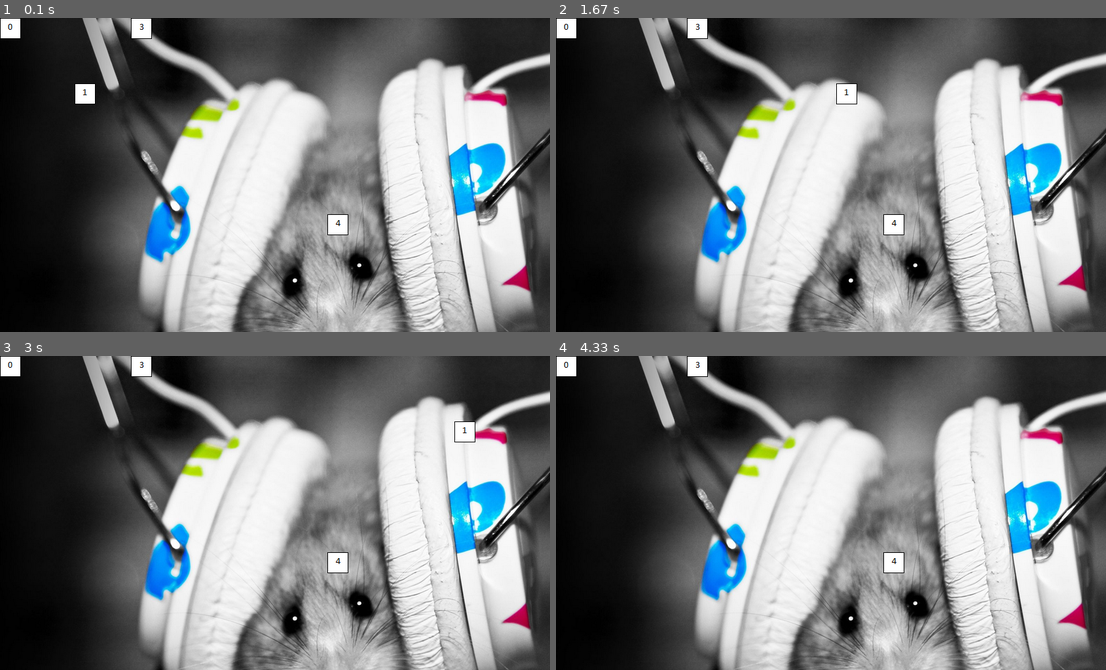
Above: before the commit, frames 1-4 (two rows, left to right).
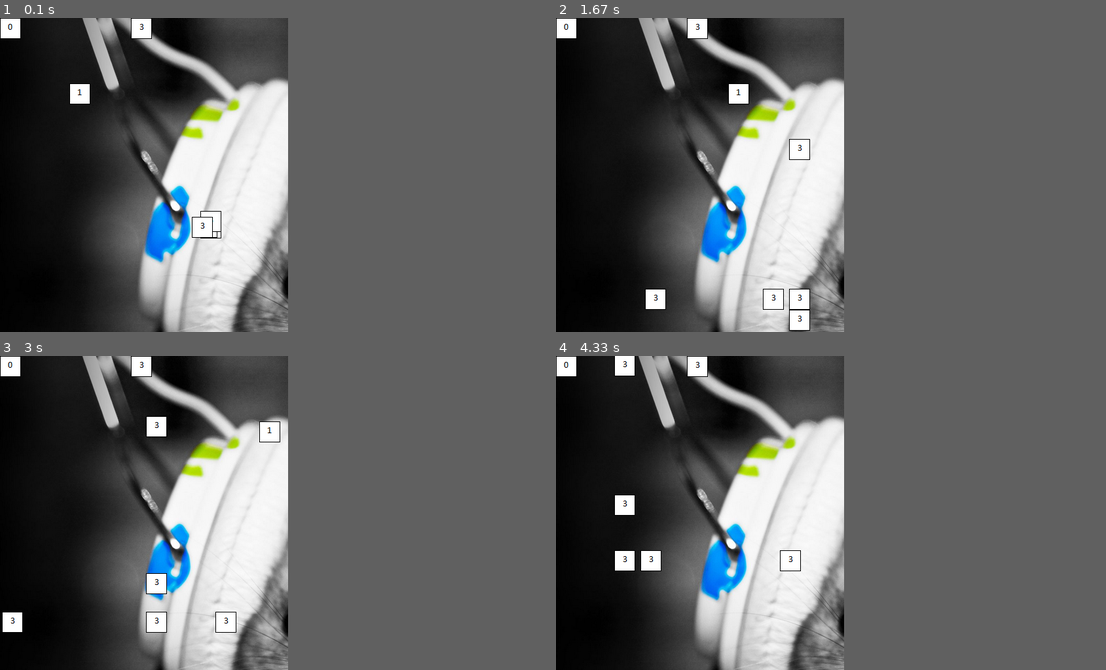
Above: after the commit, the same moments.

Repository: JoKeR0313/gamedev-000
Game: pygame game, started from game/tests/test_act_loader.py
Same seed, same stepped clock (60 frames per second), same inputs: the game is played once before the commit and once after it.
Inputs:
- Up to frame 1 (0.1 s): no input
- Up to frame 2 (1.67 s): no input
- Up to frame 3 (3 s): no input
- Up to frame 4 (4.33 s): no input
In our replay, the window is 840x480 before the commit and 440x480 after it. These sizes can differ from the game's own. Grey fills any space a smaller window leaves; there, only what the larger window draws over its background counts as a difference.

The runs differ from the first frame. In frame 1, 35% of the frame differs, in the area x 12-100%, y 0-100%; in frame 2, 36%, in the area x 16-100%, y 0-100%; in frame 3, 36%; in frame 4, 36%.

Commit message:
Bouncing ball scene is in use, act loader test now uses it

Diff:
--- a/game/cc_act_file_loader.py
+++ b/game/cc_act_file_loader.py
@@ -2,6 +2,7 @@
 from cc_logger import *
 from cc_object_scene import *
 from cc_resource_paths import *
+from cc_bouncing_ball_scene_test import *
 
 
 class ccActFileLoader(ccFileLoader):
--- a/game/cc_bouncing_ball_scene_test.py
+++ b/game/cc_bouncing_ball_scene_test.py
@@ -1,4 +1,5 @@
 from cc_object_scene import ccObjectScene
+from cc_globals import ccGlobals
 
 
 class ccBouncingBallScene(ccObjectScene):
--- a/game/resources/acts/test.act.json
+++ b/game/resources/acts/test.act.json
@@ -9,5 +9,9 @@
   "numbers": {
     "scene_type": "ccObjectScene",
     "filename": "test.objectscene.json"
+  },
+  "bouncing_balls": {
+    "scene_type": "ccBouncingBallScene",
+    "filename": "bball.objectscene.json"
   }
 }
--- /dev/null
+++ b/game/resources/object_scenes/bball.objectscene.json
@@ -0,0 +1,40 @@
+{
+  "Config": {
+    "filenames": ["test.objects.json"]
+  },
+  "square_ball_0": {
+    "object_name": "obj_test_03",
+    "position_x": 300,
+    "position_y": 300,
+    "velocity_x": 0.1,
+    "velocity_y": 0.07
+  },
+  "square_ball_1": {
+    "object_name": "obj_test_03",
+    "position_x": 300,
+    "position_y": 300,
+    "velocity_x": 0.1,
+    "velocity_y": 0.09
+  },
+  "square_ball_2": {
+    "object_name": "obj_test_03",
+    "position_x": 300,
+    "position_y": 300,
+    "velocity_x": 0.01,
+    "velocity_y": 0.07
+  },
+  "square_ball_3": {
+    "object_name": "obj_test_03",
+    "position_x": 300,
+    "position_y": 300,
+    "velocity_x": 0.1,
+    "velocity_y": -0.07
+  },
+  "square_ball_4": {
+    "object_name": "obj_test_03",
+    "position_x": 300,
+    "position_y": 300,
+    "velocity_x": -0.1,
+    "velocity_y": 0.07
+  }
+}
--- a/game/tests/test_act_loader.py
+++ b/game/tests/test_act_loader.py
@@ -8,7 +8,7 @@
 
 
 class TestActLoader:
-    size = (840, 480)
+    size = (440, 480)
     num_of_rows = 1
     num_changer = 1
 
@@ -16,25 +16,21 @@
         pygame.init()
         renderer = pygame.display.set_mode(self.size)
         ccGlobals.set_renderer(renderer)
+        ccGlobals.size = self.size
 
     def test_run(self):
-        self.load_act()
+        ccActManager.load("test.act.json")
         clock = pygame.time.Clock()
-        temp = ccGlobals.get_renderer()
         time_passed = 0
         while True:
             for event in pygame.event.get():
                 if event.type == pygame.QUIT:
                     sys.exit()
+            ccActManager.step(time_passed)
             ccGlobals.get_renderer().fill((0, 0, 0))
-            ccActManager.step(time_passed)
             ccActManager.draw()
-            ccActManager.step(time_passed)
             pygame.display.flip()
-            time_passed = clock.tick(60)
-
-    def load_act(self):
-        ccActManager.load("test.act.json")
+            time_passed = clock.tick(30)
 
 
 def main():
